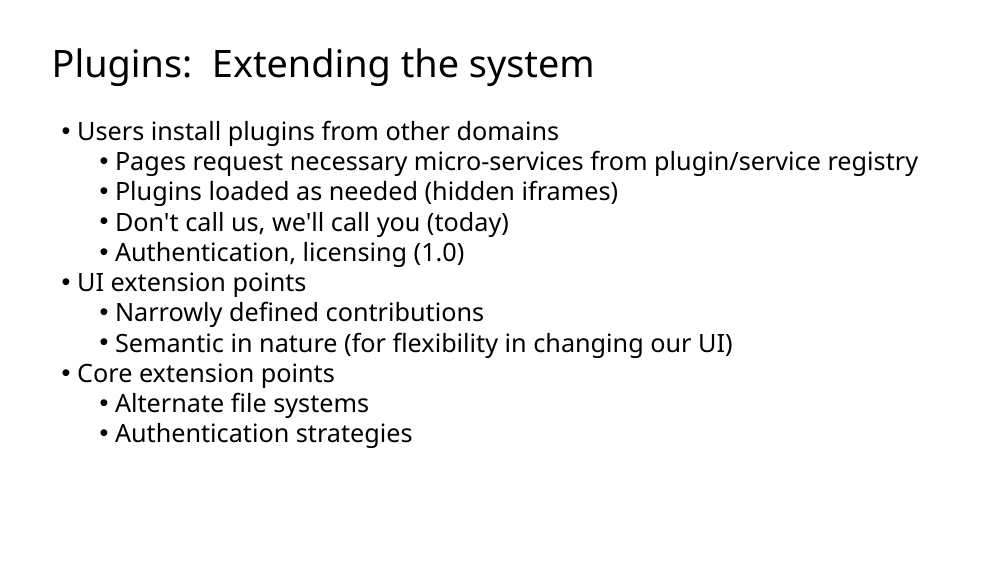
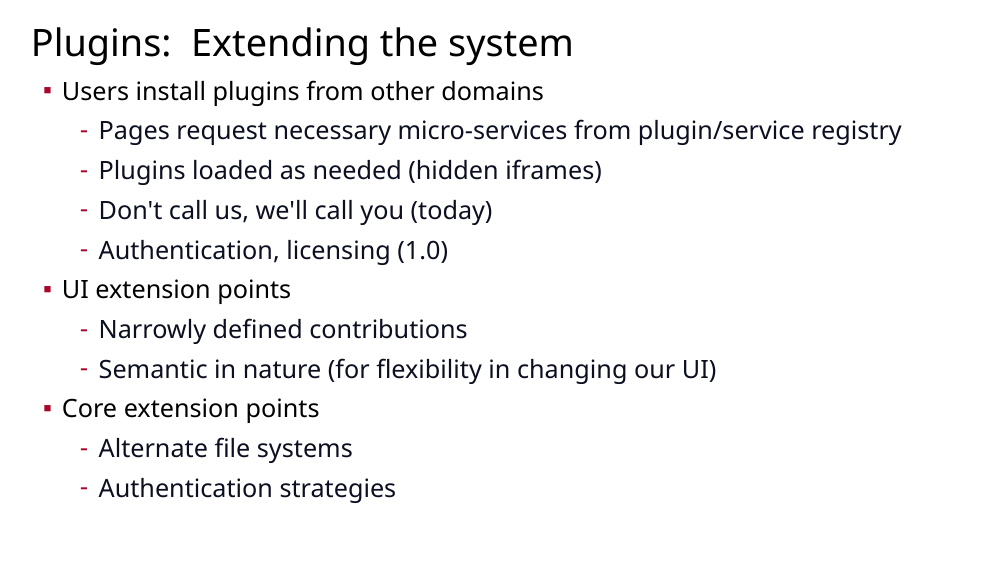
Before and after one commit to sfmccourt/oscon, a slide deck: slide 9 of osconorion.odp (slide 7 before the commit). Drawn at 1008x567 pixels with LibreOffice and Linux fonts; fonts in the diff are those of the drawing; background and template pictures are left out. Boxes give left, top, right and bottom in pixels: in the first picture for what was removed or moved away, otherwise in the second. Text is boxed around its words. In the diff, an @@ line names an element or a change of style, - is before the commit and + after.

```diff
--- a/osconorion.odp
+++ b/osconorion.odp
@@ title added at (x1=31, y1=27, x2=574, y2=65), 72 pt, text #000000 @@
+Plugins: Extending the system
@@ text at (x1=52, y1=48, x2=595, y2=86): paragraph removed @@
-Plugins: Extending the system
@@ text "Users install plugins from other ..." moved from (x1=52, y1=48, x2=919, y2=448) to (x1=62, y1=80, x2=902, y2=503) @@
@@ text "Users install plugins from other ..." at (x1=62, y1=80, x2=902, y2=503): text colour #000000 to #0C0F20 in "Pages request necessary micro-services from plugin/service r ...", "Plugins loaded as needed (hidden iframes)", "Don't call us, we'll call you (today)", "Authentication, licensing (1.0)" and 4 more places; bullet • to ▪; list level 2 to 1 in "Users install plugins from other ..."; bullet colour #000000 to #AA062C; bullet • to -; list level 4 to 3 in "Pages request necessary micro-services from ..."; list level 4 to 3 in "Plugins loaded as needed (hidden ..."; list level 4 to 3 in "Don't call us, we'll call ..."; list level 4 to 3 in "Authentication, licensing (1.0)"; list level 2 to 1 in "UI extension points"; list level 4 to 3 in "Narrowly defined contributions"; list level 4 to 3 in "Semantic in nature (for flexibility ..."; list level 2 to 1 in "Core extension points"; list level 4 to 3 in "Alternate file systems"; list level 4 to 3 in "Authentication strategies" @@
```
Also in this commit, not shown: 12 other slides changed, 4 slides added, 1 slide removed.
